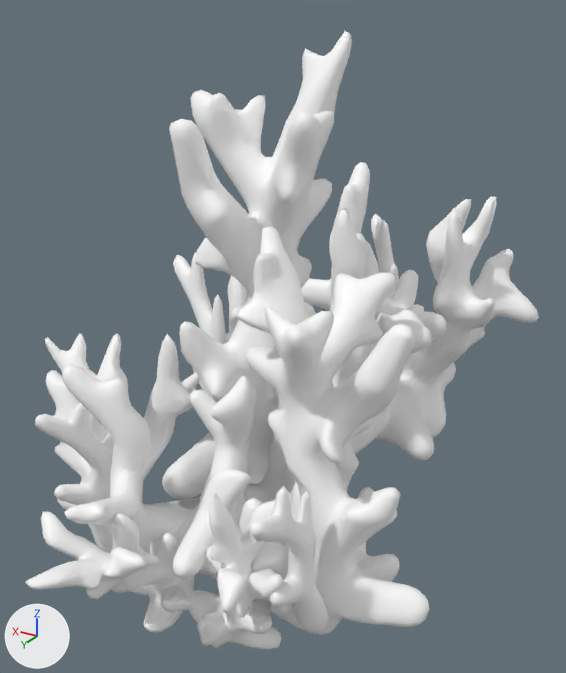
The FBX model Assets/Models/Nature/Foliage/Corals LODS/coral_2.fbx: old version first, new version second.
Rendered twice from a camera (50 mm lens) standing at (5.082, 0.634, 1.166) and looking at (5.888, -0.71, 0.494). Lighting does not change. The marker at lower left points along +X, +Y and +Z. Objects named as collision shapes, trigger or cutter boxes, shadow casters or lower levels of detail are left out. Where no turn or scale is listed for an object, it has been applied to the vertices.

Objects in the first picture: 'Coral_2_LOD0'.
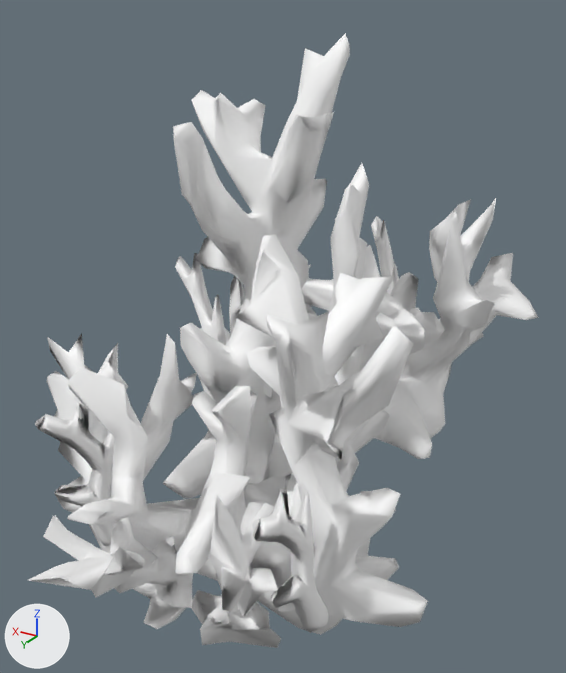
Where the newer file only moved an object's origin or applied its transform, the numbers keep the older frame.

Pixel boxes [x1, y1, x2, y2] of what changed, in the pictures (566 x 673 px):
'Coral_2_LOD0', reshaped
    before: [25, 31, 539, 650]
    after: [29, 33, 539, 648]
part 1 of me_mesh, deleted
    before: [25, 31, 539, 650]

The change, as a list of edits to the scene's bpy script:
```text
Change me_mesh:
    used by ob_coral_2_lod0; location = (5.901, -0.732, 0.555)
    remove me_mesh.from_pydata(...)  # 11514 vertices, 21564 faces; spans x -0.473..0.473, y -0.72..0.72, z -0.554..0.554
    add me_mesh.from_pydata(...)  # 2561 vertices, 4628 faces; spans x -0.467..0.472, y -0.72..0.715, z -0.549..0.55
    me_mesh part 1: 8953 vertices removed from x -0.473..0.473, y -0.716..0.72, z -0.554..0.554
```
